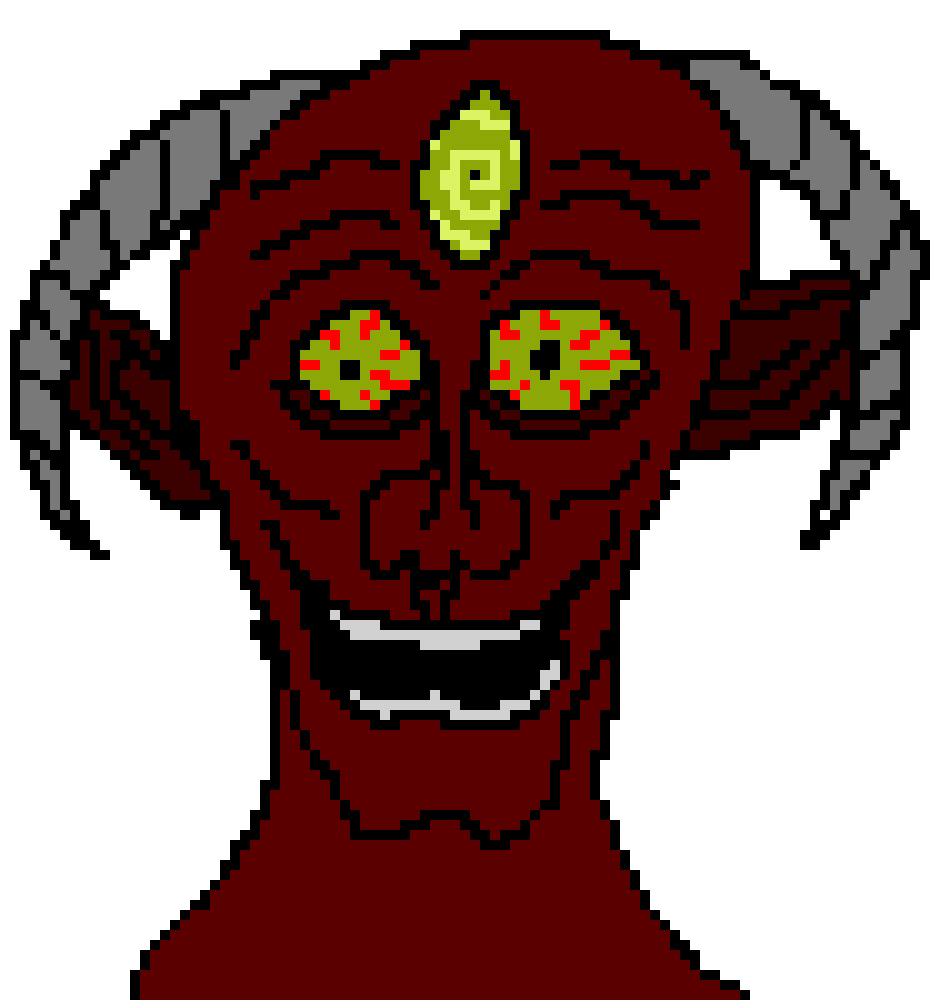
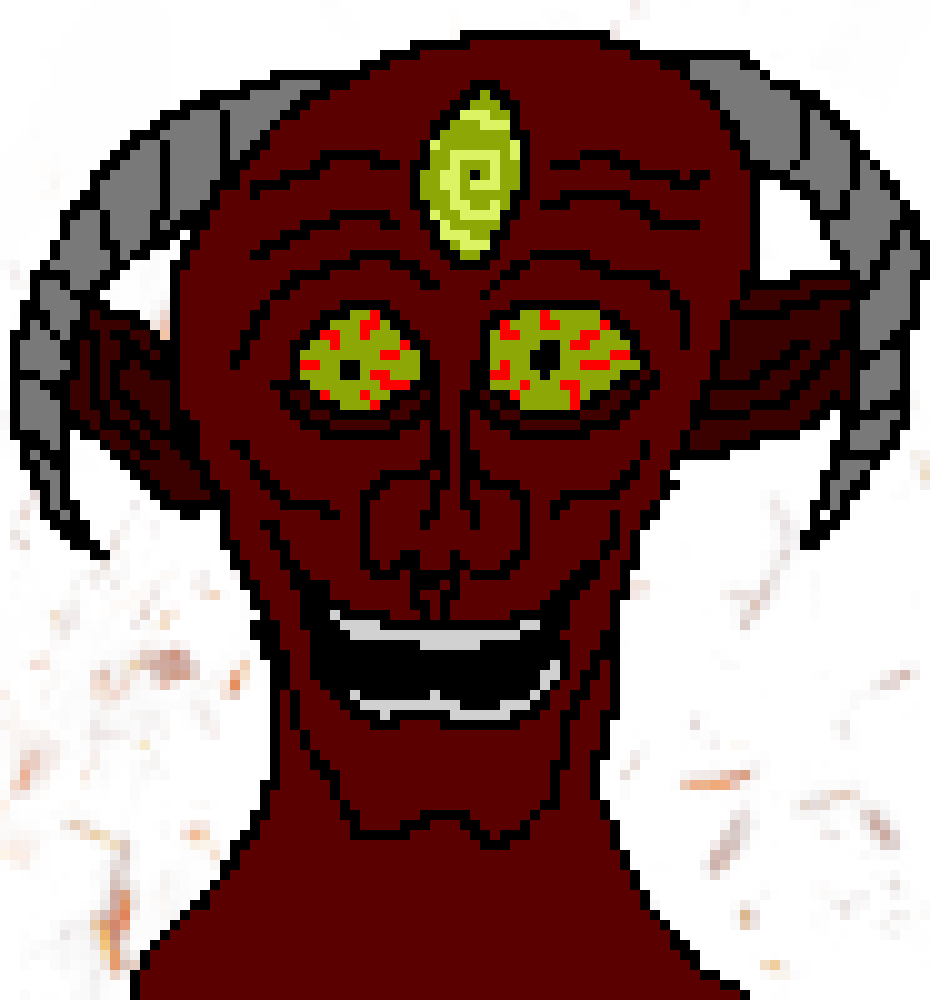
Layers edited between the first and the second 930x1000 image:
added layer "kisspng-graphic-design-art-white-embers-5b10732bdc0fa1.3003830715278047159014.p…" above "SeekPng.com_embers-png_5499044.png" over bbox(0, 0, 930, 1000)
